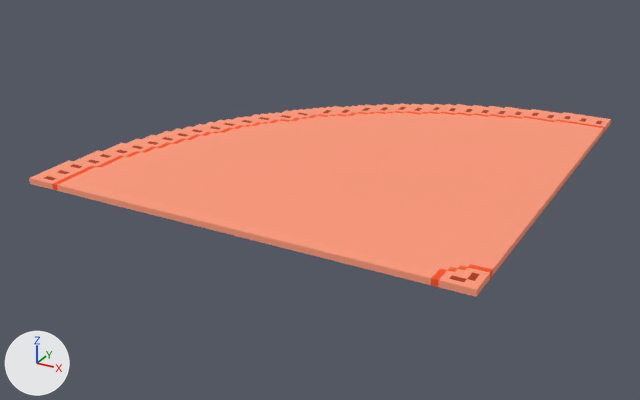
Before and after pictures for a commit that changed the OBJ model Game Dev 2/Assets/Models/Tracks/90_0/Lava Zone/90_0-0.obj.
Camera for both pictures: a 50 mm camera at (66.6, -130.3, 54.8) aimed at (-2.1, -5.3, -7.7). Arrows for +X, +Y and +Z are at lower left; the lights stay in place. Where no turn or scale is listed for an object, it has been applied to the vertices. Vertices at the same position are counted once.

In view in the first picture: '90_0-0'.
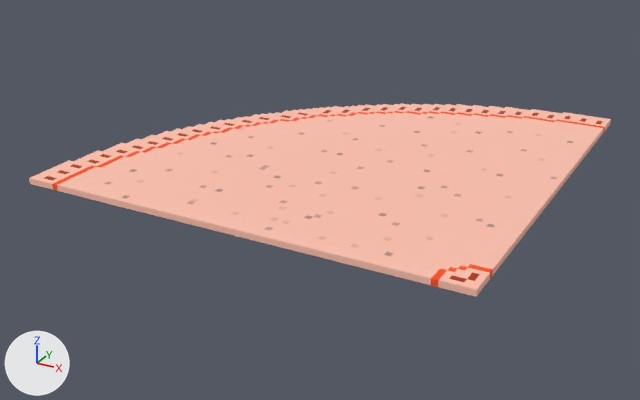
The change, as a list of edits to the scene's bpy script:
```text
Change me_90_0_0:
    used by ob_90_0_0; location = (0.0, 0.0, 0.0)
    remove me_90_0_0.from_pydata(...)  # 722 vertices, 1440 faces; spans x -37.5..37.5, y -37.5..37.5, z 0.0..1.0
    add me_90_0_0.from_pydata(...)  # 1330 vertices, 2656 faces; spans x -37.5..37.5, y -37.5..37.5, z 0.0..1.0
    me_90_0_0 part 1: 608 vertices added at x -25.5..36.5, y -36.5..22.5, z 0.0..1.0
```

Boxes [x1, y1, x2, y2] around the edits, measured in the pictures (640 x 400 px):
part 1 of me_90_0_0, added (beige)
    after: [58, 112, 604, 278]
